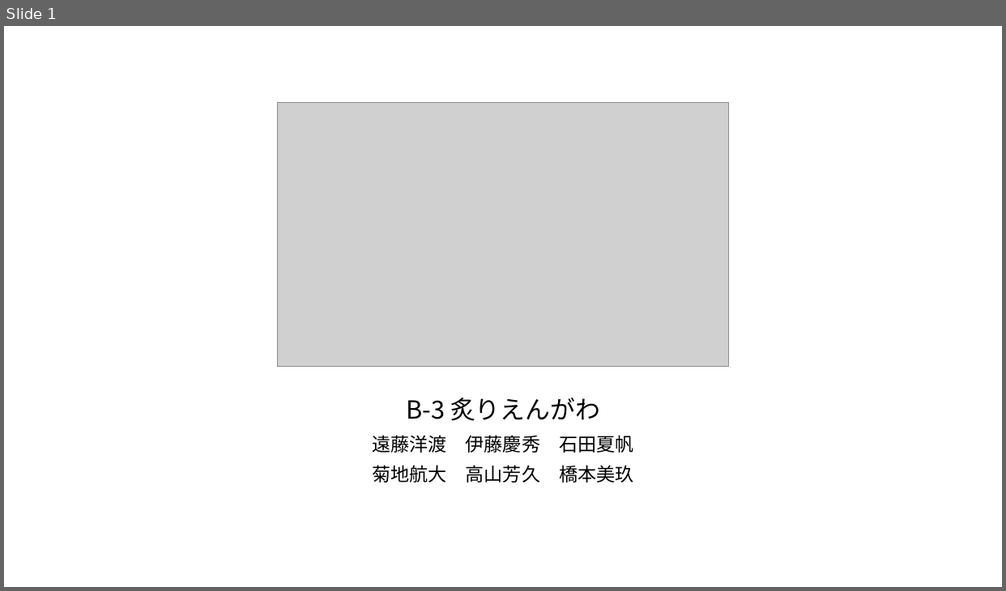
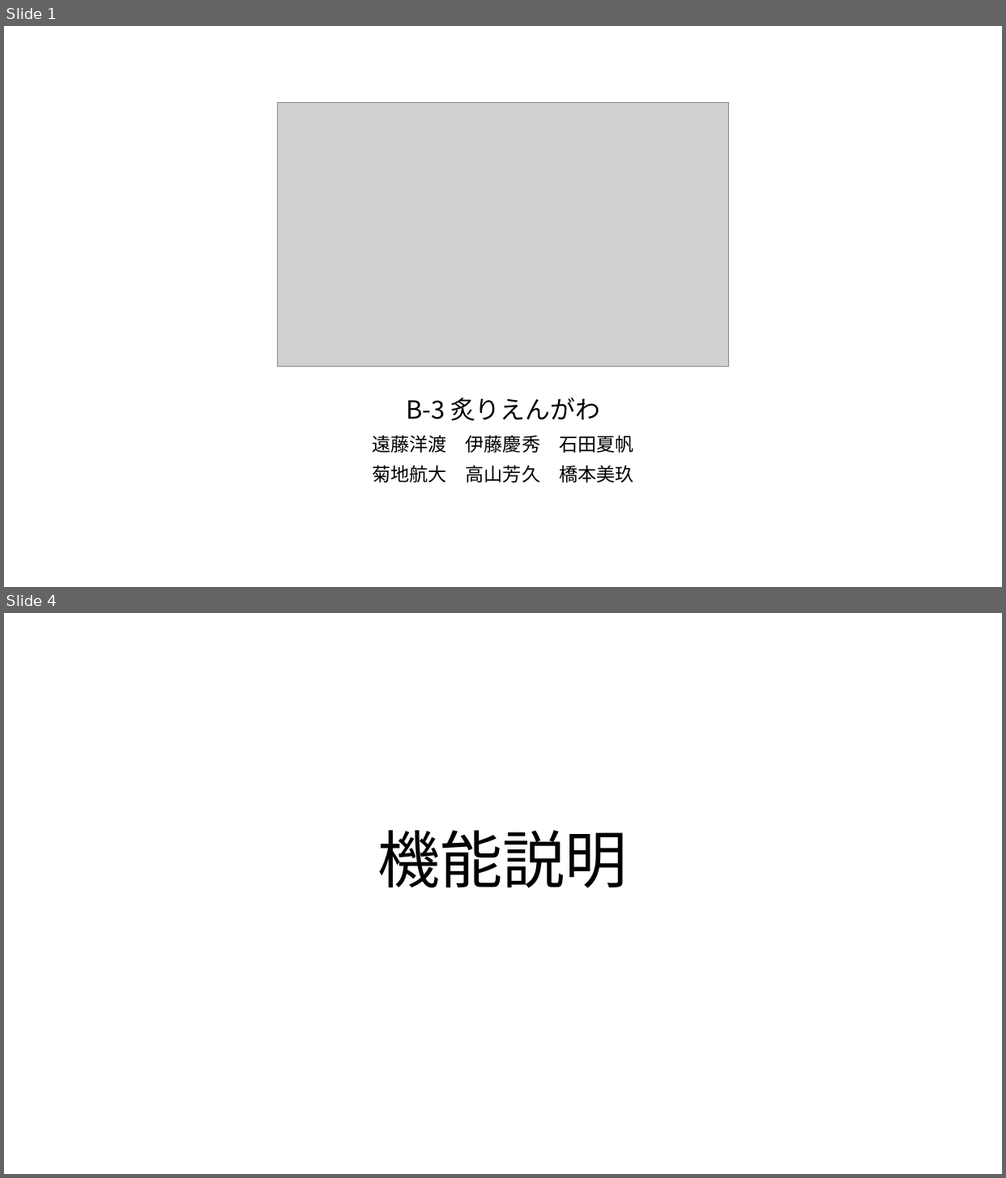
Before and after one commit to dojo2022/B-3, a slide deck: doc/B3炙りえんがわ_成果発表会資料.pptx. Shown one above the other, each under a label of ours: slide 1 before the commit, slides 1 and 4 after it; the slides between them are not shown. The pictures are 1006x591 and 1006x1178 pixels, drawn with LibreOffice and Linux fonts; fonts in the diff are those of the drawing; grey boxes stand for pictures. Boxes give left, top, right and bottom in pixels: in the first picture for what was removed or moved away, otherwise in the second. Text is boxed around its words. In the diff, an @@ line names an element or a change of style, - is before the commit and + after.

```diff
--- a/doc/B3炙りえんがわ_成果発表会資料.pptx
+++ b/doc/B3炙りえんがわ_成果発表会資料.pptx
@@ slide 4 added at <box>4,613,1002,1174</box>, background #FFFFFF @@
@@ title added at <box>378,830,628,888</box>, 60 pt, text #000000 @@
+機能説明
```
Also in this commit, not shown: 3 slides changed, 3 other slides added, 1 slide removed.
